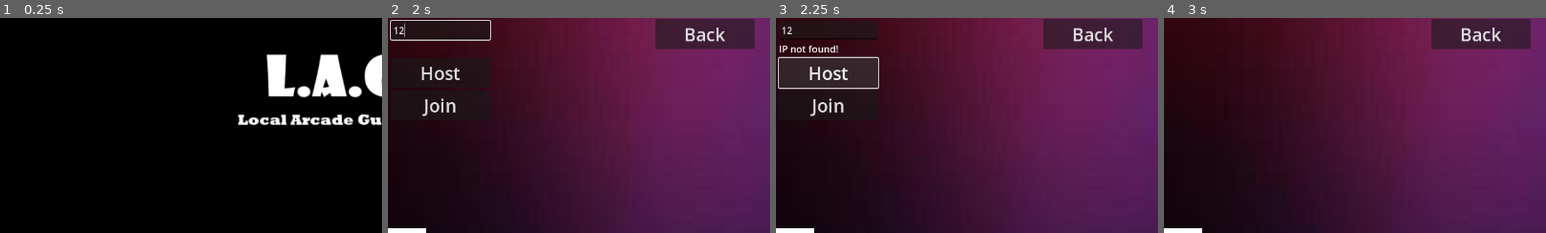
Above: before the commit, frames 1-4 (left to right).
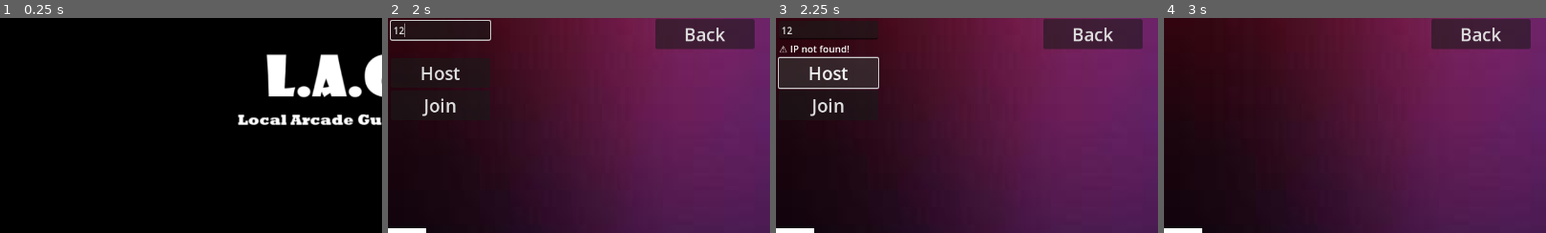
Above: after the commit, the same moments.

Repository: Biggy08/Multiplayer_Test
Game: Godot game, scene res://scenes/menu/MainMenu.tscn
Two runs of this game, one before a commit and one after it. Both use one fixed random seed, a clock stepped at 60 frames per second and the inputs below.
Inputs (mouse positions are % of the whole screen's width and height, from its top left):
- Up to frame 1 (0.25 s): no input
- Up to frame 2 (2 s): click "Play" at 0.5 s; click (7, 3) at 1.27 s; type "12" at 1.35 s
- Up to frame 3 (2.25 s): click "Host" at 2 s
- Up to frame 4 (3 s): click "Join" at 2.75 s
The pictures show only the part of the screen within x 0-50%, y 0-50%; the shares and areas given below are measured in that part.

Frames 1-2 are identical in both runs. In frame 3, 0.4% of the frame differs, in the area x 1-20%, y 12-17%; in frame 4, nothing differs.

Commit message:
multiplayer in mobile fix

Diff:
--- a/multiplayer-test/project.godot
+++ b/multiplayer-test/project.godot
@@ -29,7 +29,6 @@
 [input_devices]
 
 pointing/emulate_touch_from_mouse=true
-pointing/emulate_mouse_from_touch=false
 
 [rendering]
 
--- a/multiplayer-test/scenes/game/node.gd
+++ b/multiplayer-test/scenes/game/node.gd
@@ -9,13 +9,21 @@
 	$MultiplayerSpawner.spawn_function = add_player
 
 # =========================================
-# 🔧 Get Valid LAN IP (Works on Android + PC)
+# 🔧 Get Valid LAN IP (Android + PC)
 # =========================================
 func get_valid_lan_ip() -> String:
+	var valid_ips = []
 	for ip in IP.get_local_addresses():
-		if ip.begins_with("192.") or ip.begins_with("10.") or ip.begins_with("172."):
-			return ip
-	return "IP_NOT_FOUND"
+		if ip.is_valid_ip_address() and not ip.begins_with("127.") and ip.find(":") == -1:
+			if ip.begins_with("192.") or ip.begins_with("10.") or ip.begins_with("172."):
+				valid_ips.append(ip)
+
+	if valid_ips.size() > 0:
+		print("📡 Valid LAN IPs: ", valid_ips)
+		return valid_ips[0]
+	else:
+		print("⚠️ No valid LAN IP found. All IPs: ", IP.get_local_addresses())
+		return "IP_NOT_FOUND"
 
 # =========================================
 # 🎮 HOST
@@ -44,8 +52,9 @@
 
 	# 🖥 Show Host IP
 	var ip = get_valid_lan_ip()
+	print("🌐 Host LAN IP: ", ip)
 	var label = multiplayer_ui.get_node("MarginContainer/VBoxContainer/HostIPLabel")
-	label.text = "IP not found!" if ip == "IP_NOT_FOUND" else "Your IP: " + ip
+	label.text = "⚠️ IP not found!" if ip == "IP_NOT_FOUND" else "📡 Your IP: " + ip
 
 # =========================================
 # 🤝 JOIN
@@ -56,9 +65,9 @@
 	var input_field = multiplayer_ui.get_node("MarginContainer/VBoxContainer/HostIPField")
 	var ip_address = input_field.text.strip_edges()
 	if ip_address == "":
-		ip_address = "192.168.1.5"  # default test IP if left blank
+		ip_address = "192.168.1.5"  # Fallback for test
 
-	print("🌐 Connecting to host at: ", ip_address)
+	print("🔌 Connecting to host at: ", ip_address)
 
 	peer.create_client(ip_address, 8848)
 	multiplayer.multiplayer_peer = peer
@@ -72,7 +81,7 @@
 	)
 
 	multiplayer.server_disconnected.connect(func():
-		print("🚫 Disconnected from host")
+		print("🔌 Disconnected from host")
 		show_host_disconnected_message()
 	)
 
Not shown, changed: multiplayer-test/export_presets.cfg
Not shown, added: multiplayer-test/LAG.apk.idsig
